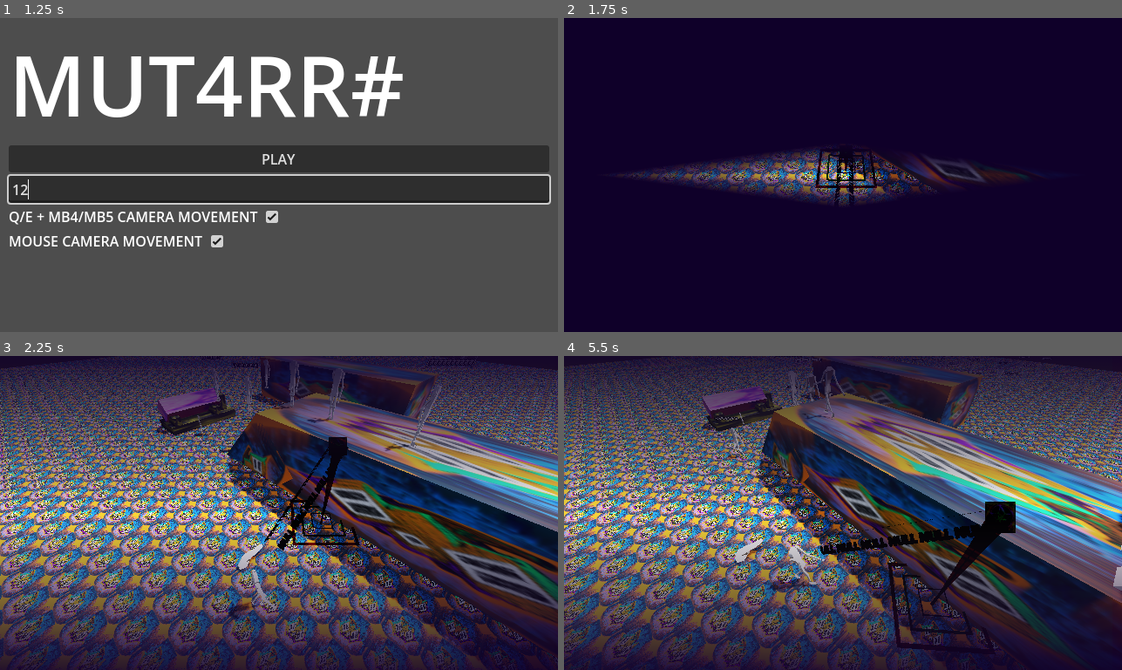
Above: before the commit, frames 1-4 (two rows, left to right).
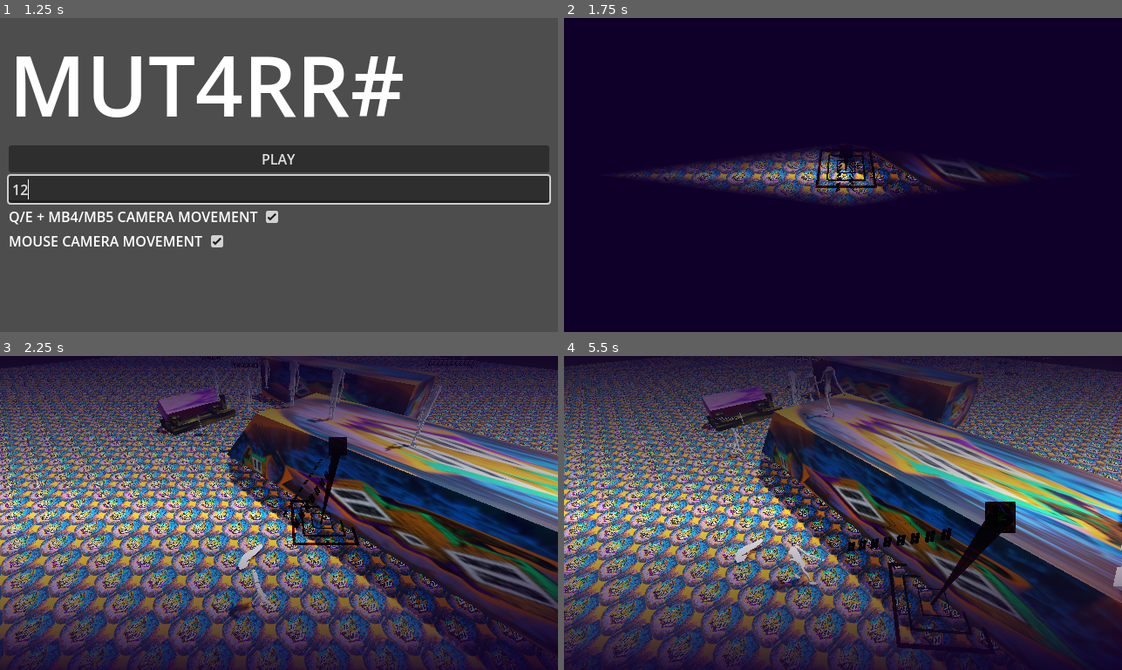
Above: after the commit, the same moments.

Repository: officialErnests/mut-4rr-
Game: Godot game, scene res://Scenes/main_menu.tscn
The game is run twice, just before and just after one commit, with the same random seed, the same clock (stepped at 60 frames per second) and the same inputs.
Inputs (mouse positions are in pixels of both pictures, inside the frame that each line leads up to):
- Up to frame 1 (1.25 s): click (279, 190) at 0.52 s; type "12" at 0.6 s
- Up to frame 2 (1.75 s): click "PLAY" at 1.25 s
- Up to frame 3 (2.25 s): tap Enter at 2 s; move the mouse to (401, 497) at 2.02 s; hold D (right) from 2.03 s (still down); right-click (401, 497) at 2.1 s
- Up to frame 4 (5.5 s): move the mouse to (731, 528) at 2.77 s; release D (right) at 2.78 s; hold S (backward) 2.78-3.53 s; tap Q (rot_cam_left) at 2.85 s; right-click (731, 528) at 3.05 s; move the mouse to (898, 443) at 3.52 s; hold D (right) 3.53-4.28 s; tap E (rot_cam_right) at 3.6 s; right-click (898, 443) at 3.8 s; move the mouse to (815, 575) at 4.27 s; hold W (forward) 4.28-5.03 s; tap Shift (sprint) at 4.35 s; right-click (815, 575) at 4.55 s; move the mouse to (1010, 560) at 5.02 s; hold A (left) from 5.03 s (still down); right-click (1010, 560) at 5.1 s

Frame 1 is identical in both runs. In frame 2, 0.1% of the frame differs, in the area x 48-53%, y 44-60%; in frame 3, 0.3%; in frame 4, 0.6%, in the area x 45-80%, y 49-64%.

Commit message:
v0.35 knife throw - added knife throw dmg

Diff:
--- a/Scripts/items/handle_mele.gd
+++ b/Scripts/items/handle_mele.gd
@@ -2,21 +2,32 @@
 
 @export var mele_hitbox: Area3D
 @export var mele_dmg: float
+@export var knife: RigidBody3D
 
 var holder_hitbox: Area3D
 
 # Called when the node enters the scene tree for the first time.
 func _ready() -> void:
-	mele_hitbox.body_entered.connect(damage_body)
+	knife = get_parent()
+	mele_hitbox.body_entered.connect(throwDmg)
 
 func damage_body(body: Node3D):
 	if body.has_method("mele_hit"):
 		body.mele_hit(mele_dmg)
 
+func dmgBodyMul(body: Node3D, p_mul: int) -> void:
+	if body.has_method("mele_hit"):
+		body.mele_hit(mele_dmg * p_mul)
+
 func update_hitbox(p_new_hitbox: Area3D):
 	# print("HITBOX SET")
 	holder_hitbox = p_new_hitbox
 
+func throwDmg(body: Node3D) -> void:
+	var knife_speed = abs(knife.linear_velocity.length())
+	if knife_speed > 1:
+		dmgBodyMul(body, knife_speed)
+
 func use():
 	for hit_body in holder_hitbox.get_overlapping_bodies():
 		damage_body(hit_body)
--- a/Scripts/items/handle_shoot.gd
+++ b/Scripts/items/handle_shoot.gd
@@ -71,3 +71,6 @@
 	var params = PhysicsRayQueryParameters3D.create(ray_point_start, ray_point_end, p_collision_layer)
 
 	return space_state.intersect_ray(params)
+
+func getAmmo() -> int:
+	return curent_ammo
--- a/Scripts/items/main/item.gd
+++ b/Scripts/items/main/item.gd
@@ -21,13 +21,14 @@
 	itemRigid.transform = Transform3D.IDENTITY
 	cursor_label_1 = p_main.getLabel1()
 	cursor_label_2 = p_main.getLabel2()
-
+	setCursorText(enums.ItemType.keys()[type] + "  //  ")
 	match type:
 		enums.ItemType.GUN:
 			extend_script.MAIN = self
 			extend_script.cursor_handler = p_main.getCursorHandler()
 			extend_script.cam_shaker = p_main.getCamShaker()
 			extend_script.enabled = true
+			setCursorText(enums.ItemType.keys()[type] + "  //  AMMO: " + str(extend_script.getAmmo()) + " // ")
 		enums.ItemType.MELE:
 			extend_script.update_hitbox(p_main.getHitbox())
 
@@ -60,6 +61,7 @@
 	item_equiped = false
 	itemRigid.freeze = false
 	itemRigid.linear_velocity = -itemRigid.global_basis.z * throw_force
+	setCursorText(" // ")
 	match type:
 		enums.ItemType.GUN:
 			extend_script.cursor_handler = null
--- a/Scripts/player/label_sizer.gd
+++ b/Scripts/player/label_sizer.gd
@@ -1,6 +1,6 @@
 extends Label3D
 
-var curent_text = "NULL "
+var curent_text = " // "
 var distance = 4
 @export var scroll_dir = -10
 # Called when the node enters the scene tree for the first time.
